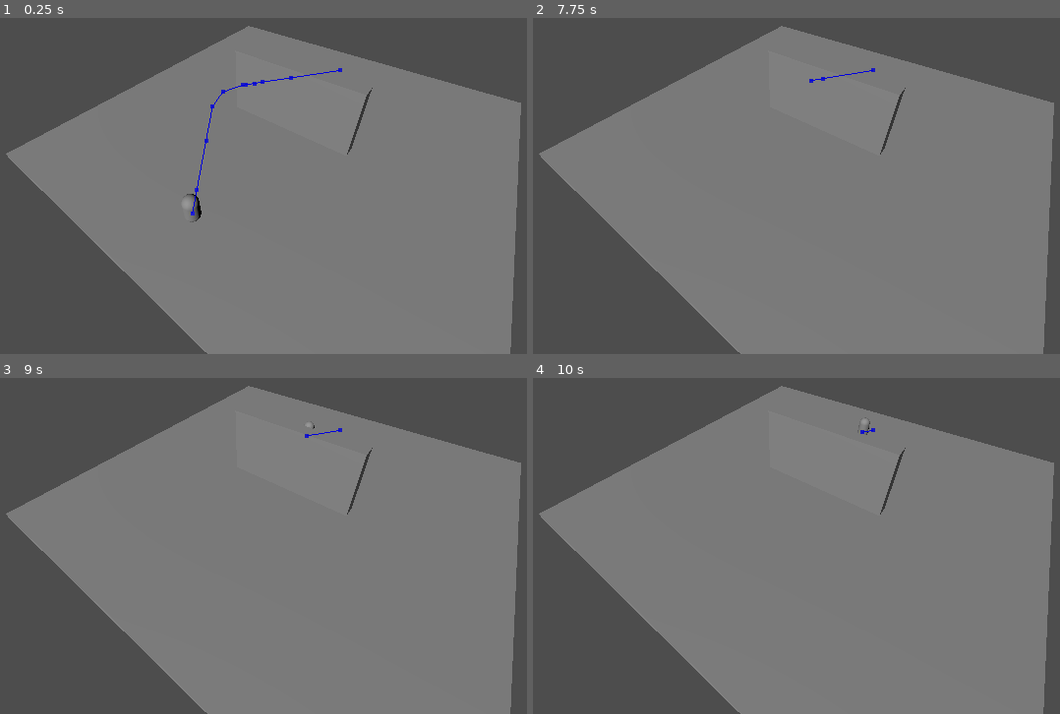
Above: before the commit, frames 1-4 (two rows, left to right).
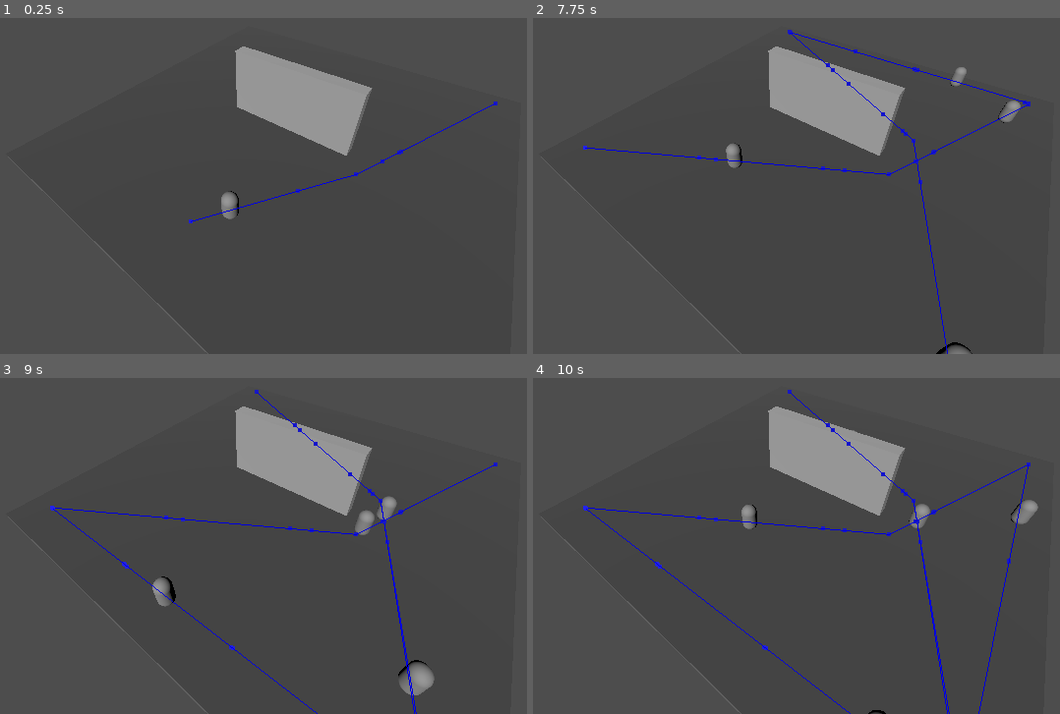
Above: after the commit, the same moments.

Repository: sjgillGit/GWJ80
Game: Godot game, scene res://PrivateDevRoom/env_nav/nav_test.tscn
Same seed, same stepped clock (60 frames per second), same inputs: the game is played once before the commit and once after it.
Inputs (mouse positions are in pixels of both pictures, inside the frame that each line leads up to):
- Up to frame 1 (0.25 s): no input
- Up to frame 2 (7.75 s): tap Enter at 0.5 s; move the mouse to (954, 112) at 0.52 s; hold D (move_right) 0.53-1.25 s; hold Q (drop_pocket_item) 0.53-1.25 s; click (954, 112) at 0.67 s; tap Space (jump) at 0.77, 3.77, 6.77 s; drag from (622, 155) to (738, 222) at 1.27 s; move the mouse to (859, 34) at 2.02 s; hold D (move_right) 2.03-2.75 s; hold Shift (run) 2.03-2.75 s; drag from (738, 222) to (543, 68) at 2.77 s; move the mouse to (1012, 199) at 3.52 s; hold A (move_left) 3.53-4.25 s; hold E (grab_item) 3.53-4.25 s; drag from (543, 68) to (659, 24) at 4.27 s; move the mouse to (817, 132) at 5.02 s; hold S (move_backwards) 5.03-5.75 s; hold Q (drop_pocket_item) 5.03-5.75 s; click (817, 132) at 5.17 s; drag from (659, 24) to (622, 155) at 5.77 s; move the mouse to (954, 112) at 6.52 s; hold W (move_forward) 6.53-7.25 s; hold Shift (run) 6.53-7.25 s; drag from (622, 155) to (738, 222) at 7.27 s
- Up to frame 3 (9 s): move the mouse to (326, 394) at 8.02 s; hold S (move_backwards) 8.03-8.75 s; hold E (grab_item) 8.03-8.75 s; drag from (205, 582) to (10, 428) at 8.77 s
- Up to frame 4 (10 s): move the mouse to (1012, 559) at 9.52 s; hold W (move_forward) from 9.53 s (still down); hold Q (drop_pocket_item) from 9.53 s (still down); click (1012, 559) at 9.67 s; tap Space (jump) at 9.77 s

The runs differ from the first frame. In frame 1, 64% of the frame differs, in the area x 1-99%, y 2-100%; in frame 2, 64%; in frame 3, 64%; in frame 4, 64%.
Error before the commit: Error calling GDScript utility function "len()": Value of type 'int' can't provide a length. (res://PrivateDevRoom/env_nav/npc_pathfinding.gd:39)

Commit message:
Default NPC Navigation
Added an NPC entrance, which NPCs will spawn from, navigate to, and queue free at.
Added default navigation with avoidance of other npcs.

Diff:
--- /dev/null
+++ b/PrivateDevRoom/env_nav/default_npc_nav.gd
@@ -0,0 +1,43 @@
+class_name default_npc_nav
+extends CharacterBody3D
+
+
+@export var speed : float = 15.0:
+	get:
+		return speed
+	set(speed_in):
+		speed = speed_in
+@export var accel : float = 10.0:
+	get:
+		return accel
+	set (accel_in):
+		accel = accel_in
+
+
+# Navigation agent
+@onready var nav: NavigationAgent3D = $NavigationAgent3D
+
+
+var destination: Vector3 = Vector3.ZERO
+
+func _ready() -> void:
+	## TODO - Make it so that the random point cannot be the one we spawned at
+	var available_points = get_tree().get_nodes_in_group("NPC_Entrance")
+	destination = available_points[randi() % available_points.size()].global_position
+	nav.set_target_position(destination)
+
+func _physics_process(_delta: float) -> void:
+	if nav.is_navigation_finished():
+		_fade_out()
+
+	var next_path_position: Vector3 = nav.get_next_path_position()
+	var current_agent_position: Vector3 = global_position
+	var new_velocity: Vector3 = (next_path_position - current_agent_position).normalized() * speed
+	nav.set_velocity(new_velocity)
+
+func _fade_out() -> void:
+	queue_free()
+
+func _on_navigation_agent_3d_velocity_computed(safe_velocity: Vector3) -> void:
+	velocity = safe_velocity
+	move_and_slide()
--- a/PrivateDevRoom/env_nav/nav_test.tscn
+++ b/PrivateDevRoom/env_nav/nav_test.tscn
@@ -1,23 +1,36 @@
-[gd_scene load_steps=9 format=3 uid="uid://caib07rjonumi"]
+[gd_scene load_steps=13 format=3 uid="uid://caib07rjonumi"]
 
-[ext_resource type="Script" uid="uid://d2112k28t46qy" path="res://PrivateDevRoom/env_nav/npc_pathfinding.gd" id="1_02u15"]
+[ext_resource type="PackedScene" uid="uid://35kgdu08kukq" path="res://PrivateDevRoom/env_nav/test_npc.tscn" id="1_iiwat"]
+[ext_resource type="PackedScene" uid="uid://dbccdbgxduanj" path="res://PrivateDevRoom/env_nav/npc_entrance.tscn" id="2_iiwat"]
 
 [sub_resource type="NavigationMesh" id="NavigationMesh_02u15"]
 vertices = PackedVector3Array(-13, 0.75, 0, -7, 0.75, 0, -6.25, 0.75, -2, -5.25, 0.75, -2.5, -3.25, 0.75, -13, -13, 0.7 …(264 unchanged characters)…
 polygons = [PackedInt32Array(2, 1, 0), PackedInt32Array(2, 0, 3), PackedInt32Array(3, 0, 5), PackedInt32Array(3, 5, 4), …(523 unchanged characters)…
 agent_radius = 2.0
 
+[sub_resource type="StandardMaterial3D" id="StandardMaterial3D_02u15"]
+albedo_color = Color(0.299547, 0.299547, 0.299547, 1)
+
 [sub_resource type="BoxMesh" id="BoxMesh_6q3ud"]
+material = SubResource("StandardMaterial3D_02u15")
 
 [sub_resource type="BoxShape3D" id="BoxShape3D_02u15"]
 
+[sub_resource type="StandardMaterial3D" id="StandardMaterial3D_iiwat"]
+albedo_color = Color(0.662452, 0.662452, 0.662452, 1)
+
 [sub_resource type="BoxMesh" id="BoxMesh_02u15"]
+material = SubResource("StandardMaterial3D_iiwat")
 
 [sub_resource type="BoxShape3D" id="BoxShape3D_iiwat"]
 
-[sub_resource type="CapsuleMesh" id="CapsuleMesh_02u15"]
+[sub_resource type="BoxShape3D" id="BoxShape3D_14sbu"]
 
-[sub_resource type="CapsuleShape3D" id="CapsuleShape3D_iiwat"]
+[sub_resource type="StandardMaterial3D" id="StandardMaterial3D_q3e0n"]
+albedo_color = Color(1, 0, 1, 1)
+
+[sub_resource type="BoxMesh" id="BoxMesh_ef4aq"]
+material = SubResource("StandardMaterial3D_q3e0n")
 
 [node name="NavTest" type="Node3D"]
 
@@ -52,26 +65,26 @@
 [node name="CollisionShape3D" type="CollisionShape3D" parent="NavigationRegion3D/MeshInstance3D2/StaticBody3D"]
 shape = SubResource("BoxShape3D_iiwat")
 
-[node name="CharacterBody3D" type="CharacterBody3D" parent="."]
+[node name="CharacterBody3D" parent="." instance=ExtResource("1_iiwat")]
 transform = Transform3D(1, 0, 0, 0, 1, 0, 0, 0, 1, -0.00302792, 1.40019, 11.1912)
-collision_layer = 3
-collision_mask = 3
-script = ExtResource("1_02u15")
-speed = 15.0
-destination = Vector3(0, 0, -10)
 
-[node name="MeshInstance3D" type="MeshInstance3D" parent="CharacterBody3D"]
-mesh = SubResource("CapsuleMesh_02u15")
+[node name="RigidBody3D" type="RigidBody3D" parent="."]
+transform = Transform3D(1, 0, 0, 0, 1, 0, 0, 0, 1, 0, 1.21574, -4.45618)
 
-[node name="CollisionShape3D" type="CollisionShape3D" parent="CharacterBody3D"]
-shape = SubResource("CapsuleShape3D_iiwat")
+[node name="CollisionShape3D" type="CollisionShape3D" parent="RigidBody3D"]
+shape = SubResource("BoxShape3D_14sbu")
 
-[node name="NavigationAgent3D" type="NavigationAgent3D" parent="CharacterBody3D"]
-navigation_layers = 3
-avoidance_enabled = true
-use_3d_avoidance = true
-avoidance_layers = 3
-avoidance_mask = 3
-debug_enabled = true
-debug_use_custom = true
-debug_path_custom_color = Color(4.52429e-06, 0, 0.871864, 1)
+[node name="MeshInstance3D" type="MeshInstance3D" parent="RigidBody3D"]
+mesh = SubResource("BoxMesh_ef4aq")
+
+[node name="NpcEntrance" parent="." instance=ExtResource("2_iiwat")]
+transform = Transform3D(1, 0, 0, 0, 1, 0, 0, 0, 1, -12.3465, 0.25, -12.8727)
+
+[node name="NpcEntrance2" parent="." instance=ExtResource("2_iiwat")]
+transform = Transform3D(1, 0, 0, 0, 1, 0, 0, 0, 1, -12.2562, 0.25, 12.8584)
+
+[node name="NpcEntrance3" parent="." instance=ExtResource("2_iiwat")]
+transform = Transform3D(1, 0, 0, 0, 1, 0, 0, 0, 1, 12.5833, 0.25, 12.3769)
+
+[node name="NpcEntrance4" parent="." instance=ExtResource("2_iiwat")]
+transform = Transform3D(1, 0, 0, 0, 1, 0, 0, 0, 1, 13.1957, 0.250001, -12.5603)
--- /dev/null
+++ b/PrivateDevRoom/env_nav/npc_entrance.gd
@@ -0,0 +1,36 @@
+class_name NpcEntrance
+extends Marker3D
+
+
+@export var available_npcs : Array[PackedScene] = [
+    preload("res://PrivateDevRoom/env_nav/test_npc.tscn")
+]
+@export var max_number_of_npcs : int = 5
+@export var max_spawn_wait_time : float = 3.0
+@export var min_spawn_wait_time : float = 1.0
+
+
+@onready var spawn_timer = %SpawnTimer
+
+
+func _ready() -> void:
+    spawn_timer.timeout.connect(_spawn_npc)
+    _reset_self()
+
+func _spawn_npc():
+    """
+    Spawns a new NPC if the maximum number of NPCs has not been reached.
+    """
+    if get_child_count() >= max_number_of_npcs - 1:
+        return
+
+    var npc = available_npcs[randi() % available_npcs.size()].instantiate()
+    add_child(npc)
+    _reset_self()
+
+func _reset_self():
+    """
+    Resets the spawn timer to schedule the next NPC spawn.
+    """
+    spawn_timer.wait_time = randf_range(min_spawn_wait_time, max_spawn_wait_time)
+    spawn_timer.start()
--- /dev/null
+++ b/PrivateDevRoom/env_nav/npc_entrance.tscn
@@ -0,0 +1,9 @@
+[gd_scene load_steps=2 format=3 uid="uid://dbccdbgxduanj"]
+
+[ext_resource type="Script" uid="uid://bobuwpmqhai4d" path="res://PrivateDevRoom/env_nav/npc_entrance.gd" id="1_jusay"]
+
+[node name="NpcEntrance" type="Marker3D" groups=["NPC_Entrance"]]
+script = ExtResource("1_jusay")
+
+[node name="SpawnTimer" type="Timer" parent="."]
+unique_name_in_owner = true
--- a/PrivateDevRoom/env_nav/npc_pathfinding.gd
+++ b/PrivateDevRoom/env_nav/npc_pathfinding.gd
@@ -34,13 +34,22 @@
 var paths = []
 
 # The purpose is to get random range of coordinates npc wants to go towards
-func set_random_path_list():
+func set_random_path_list() -> Array:
 	var path_list = []
-	for i in range(len(number_of_locations)):
+	if number_of_locations <= 0:
+		push_error("Number of locations must be greater than zero.")
+		return path_list
+
+	for i in range(number_of_locations):
+		if lower_x >= upper_x or lower_y >= upper_y or lower_z >= upper_z:
+			push_error("Lower bounds must be less than upper bounds.")
+			return path_list
+
 		var x = randf_range(lower_x, upper_x)
 		var y = randf_range(lower_y, upper_y)
 		var z = randf_range(lower_z, upper_z)
 		path_list.append(Vector3(x, y, z))
+
 	return path_list
 
 func _ready() -> void:
--- /dev/null
+++ b/PrivateDevRoom/env_nav/test_npc.tscn
@@ -0,0 +1,32 @@
+[gd_scene load_steps=4 format=3 uid="uid://35kgdu08kukq"]
+
+[ext_resource type="Script" uid="uid://dmd73lcm1g6bp" path="res://PrivateDevRoom/env_nav/default_npc_nav.gd" id="1_ngruy"]
+
+[sub_resource type="CapsuleMesh" id="CapsuleMesh_02u15"]
+
+[sub_resource type="CapsuleShape3D" id="CapsuleShape3D_iiwat"]
+
+[node name="CharacterBody3D" type="CharacterBody3D"]
+collision_layer = 3
+collision_mask = 3
+script = ExtResource("1_ngruy")
+
+[node name="MeshInstance3D" type="MeshInstance3D" parent="."]
+mesh = SubResource("CapsuleMesh_02u15")
+
+[node name="CollisionShape3D" type="CollisionShape3D" parent="."]
+shape = SubResource("CapsuleShape3D_iiwat")
+
+[node name="NavigationAgent3D" type="NavigationAgent3D" parent="."]
+target_desired_distance = 2.0
+navigation_layers = 3
+avoidance_enabled = true
+height = 2.0
+use_3d_avoidance = true
+avoidance_layers = 3
+avoidance_mask = 3
+debug_enabled = true
+debug_use_custom = true
+debug_path_custom_color = Color(4.52429e-06, 0, 0.871864, 1)
+
+[connection signal="velocity_computed" from="NavigationAgent3D" to="." method="_on_navigation_agent_3d_velocity_computed"]
Not shown, added: PrivateDevRoom/env_nav/default_npc_nav.gd.uid
Not shown, added: PrivateDevRoom/env_nav/npc_entrance.gd.uid
